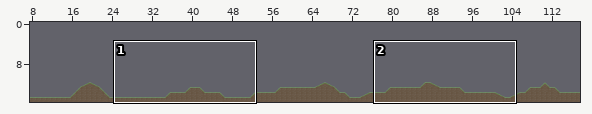
One commit to this Tiled map: Content/LevelDesignTwo.tmx. Above: a wide view before the commit, with the close-up outlined.
Close-up. As it was:
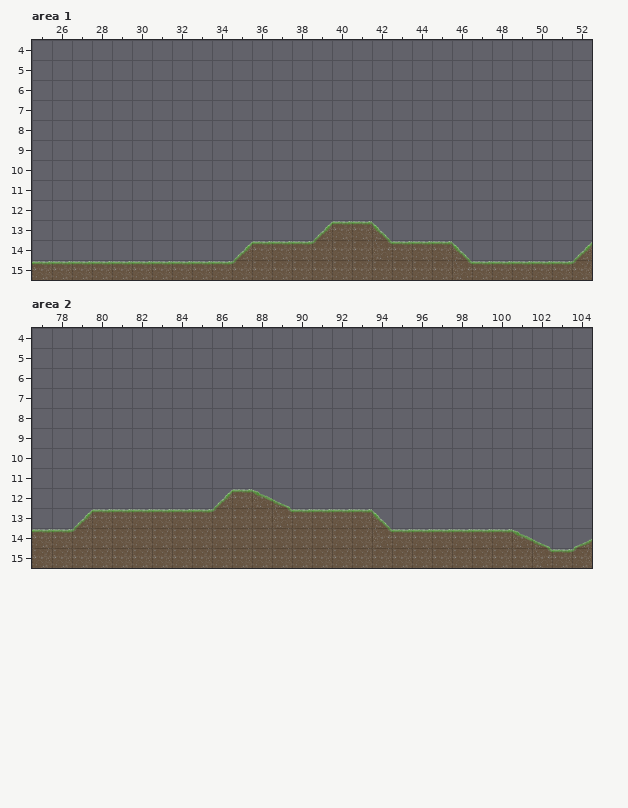
Cells are 64x64 px. Shown: area 1 x 25..52, y 4..15; area 2 x 77..104, y 4..15. The commit also changed other parts of the map, which this record leaves out.
Now the later version:
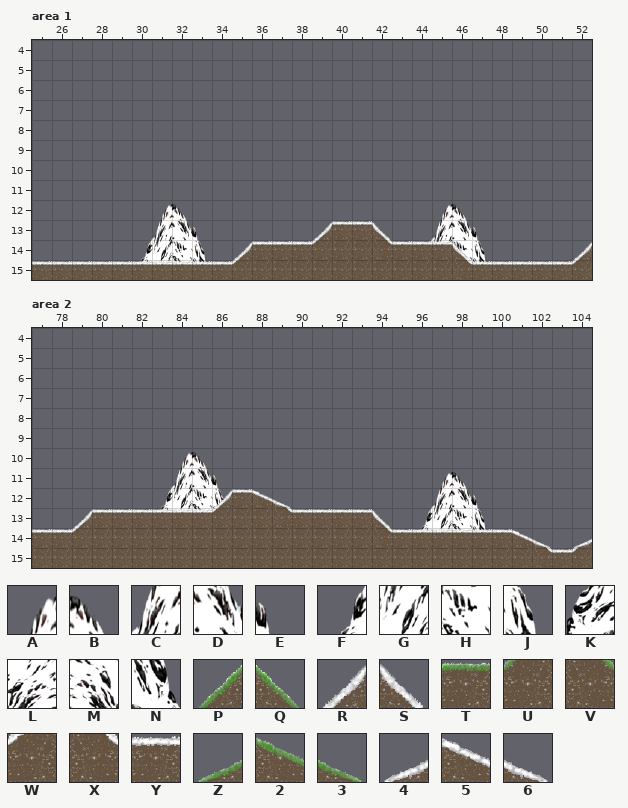
Key: from "mountain": A 33, B 34, C 41, D 42, E 43, F 48, G 49, H 50, J 51, K 56, L 57, M 58, N 59; from "tilesheet": P 1, Q 2, R 3, S 4, T 6, U 7, V 8, W 9, X 10, Y 11, Z 13, 2 15, 3 16, 4 19, 5 21, 6 22.
_ is an empty cell.
The edit:
Layer "Tile BG", area 1:
Tile A is added in row 12 at x 31 and 45.
Tile B is added in row 12 at x 32 and 46.
Tile C is added in row 13 at x 31 and 45.
Tile D is added in row 13 at x 32 and 46.
Tile E is added in row 13 at x 33 and 47.
Tile F is added in row 14 at x 30 and 44.
Tile G is added in row 14 at x 31 and 45.
Tile H is added in row 14 at x 32 and 46.
Tile J is added in row 14 at x 33 and 47.
Tile K is added in row 15 at x 30.
Tile L is added in row 15 at x 31.
Tile M is added in row 15 at x 32 and 46.
Tile N is added in row 15 at x 33 and 47.
Layer "Tile FG", area 1:
Tile R replaces tile P in row 13 at x 39; in row 14 at x 35 and 52.
Tile S replaces tile Q in row 13 at x 42; in row 14 at x 46.
Tile W replaces tile U in row 14 at x 39; in row 15 at x 35 and 52.
Tile X replaces tile V in row 14 at x 42; in row 15 at x 46.
Tile Y replaces tile T in row 13 at x 40 to 41; in row 14 at x 36 to 38 and 43 to 45; in row 15 at x 25 to 34 and 47 to 51.
Layer "Tile BG", area 2:
Tile A is added in row 10 at x 84; in row 11 at x 97.
Tile B is added in row 10 at x 85; in row 11 at x 98.
Tile C is added in row 11 at x 84; in row 12 at x 97.
Tile D is added in row 11 at x 85; in row 12 at x 98.
Tile E is added in row 11 at x 86; in row 12 at x 99.
Tile F is added in row 12 at x 83; in row 13 at x 96.
Tile G is added in row 12 at x 84; in row 13 at x 97.
Tile H is added in row 12 at x 85; in row 13 at x 98.
Tile J is added in row 12 at x 86; in row 13 at x 99.
Tile K is added in row 13 at x 83; in row 14 at x 96.
Tile L is added in row 13 at x 84; in row 14 at x 97.
Tile M is added in row 13 at x 85; in row 14 at x 98.
Tile N is added in row 13 at x 86; in row 14 at x 99.
Layer "Tile FG", area 2:
Tile 4 replaces tile Z in row 14 at x 104.
Tile 5 replaces tile 2 in row 12 at x 88; in row 14 at x 101.
Tile 6 replaces tile 3 in row 12 at x 89; in row 14 at x 102.
Tile R replaces tile P in row 12 at x 86; in row 13 at x 79.
Tile S replaces tile Q in row 13 at x 94.
Tile W replaces tile U in row 13 at x 86; in row 14 at x 79; in row 15 at x 104.
Tile X replaces tile V in row 13 at x 89; in row 14 at x 94; in row 15 at x 102.
Tile Y replaces tile T in row 12 at x 87; in row 13 at x 80 to 85 and 90 to 93; in row 14 at x 77 to 78 and 95 to 100; in row 15 at x 103.
